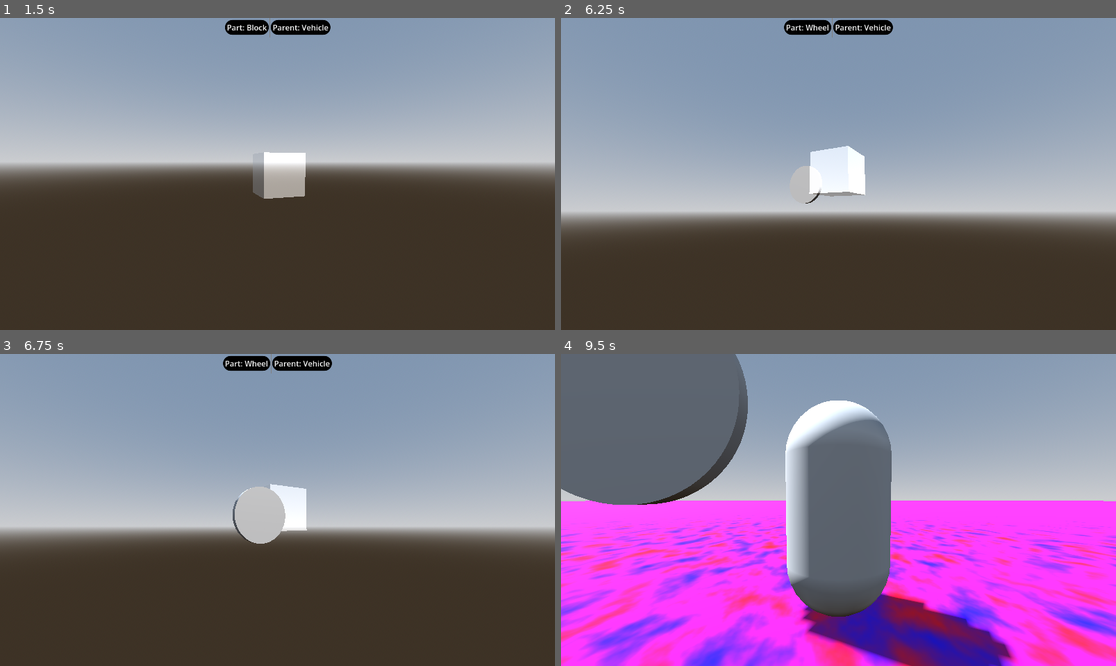
Above: before the commit, frames 1-4 (two rows, left to right).
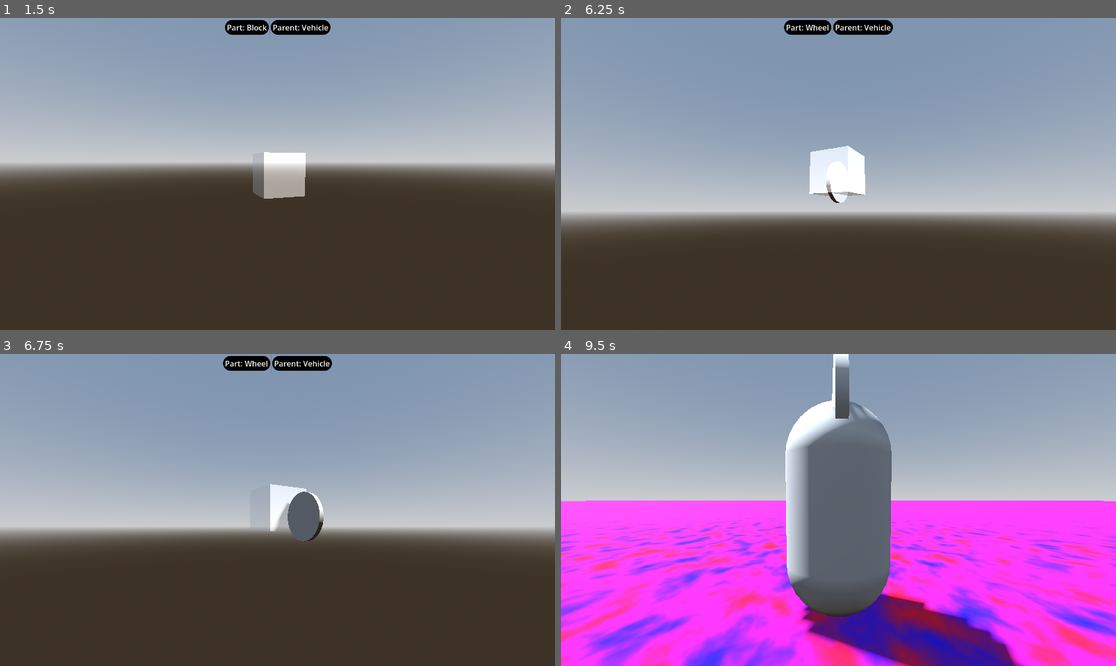
Above: after the commit, the same moments.

Repository: Jagdoggo/Trash-Mtash
Game: Godot game, scene res://node_3d.tscn
Two runs of this game, one before a commit and one after it. Both use one fixed random seed, a clock stepped at 60 frames per second and the inputs below.
Inputs (mouse positions are in pixels of both pictures, inside the frame that each line leads up to):
- Up to frame 1 (1.5 s): move the mouse to (305, 174) at 0.52 s; hold W (forward) from 0.53 s (still down); tap B (build) at 0.6 s; tap Space (jump) at 0.77 s; tap Y (delete part) at 0.8, 1.35 s; tap Enter at 1.25 s; move the mouse to (249, 174) at 1.27 s
- Up to frame 2 (6.25 s): tap Space (jump) at 1.52, 3.02, 3.77, 4.52, 6.02 s; tap Right (rotate +y, bound only after the commit) at 1.55, 2.1, 6.05 s; tap N (reset parent) at 2, 2.75, 3.5, 4.25, 5.75 s; move the mouse to (849, 167) at 2.02 s; tap . (rotate +z, bound only after the commit) at 2.3, 2.85 s; move the mouse to (832, 180) at 2.77 s; tap Left (rotate -y, bound only after the commit) at 3.05, 3.6 s; move the mouse to (877, 177) at 3.52 s; tap , (rotate -z, bound only after the commit) at 3.8, 4.35 s; move the mouse to (794, 170) at 4.27 s; tap B (build) at 4.55, 5.1 s; move the mouse to (844, 174) at 5.02 s; tap Y (delete part) at 5.3 s; move the mouse to (816, 167) at 5.77 s; release W (forward) at 5.78 s; hold E (cycle block right) from 5.78 s (still down); tap F (build part) at 5.85 s
- Up to frame 3 (6.75 s): move the mouse to (305, 510) at 6.52 s; release E (cycle block right) at 6.53 s; hold W (forward) from 6.53 s (still down); tap Y (delete part) at 6.6 s
- Up to frame 4 (9.5 s): tap Space (jump) at 6.77, 7.52, 9.02 s; tap . (rotate +z, bound only after the commit) at 6.8 s; move the mouse to (810, 510) at 7.27 s; tap V (drive) at 7.35 s; tap Left (rotate -y, bound only after the commit) at 7.55 s; move the mouse to (849, 503) at 8.02 s; tap U (set parent) at 8.1 s; tap , (rotate -z, bound only after the commit) at 8.3 s; move the mouse to (832, 516) at 8.77 s; release W (forward) at 8.78 s; hold Q (cycle block left) from 8.78 s (still down); tap P (switch drive dir) at 8.85 s; tap B (build) at 9.05 s

Frame 1 is identical in both runs. In frame 2, 0.2% of the frame differs, in the area x 42-52%, y 45-60%; in frame 3, 1.6%; in frame 4, 16%, in the area x 0-84%, y 0-100%.

Commit message:
Use concave slopes, add rotation & adjust inputs
Replace ConvexPolygonShape3D with ConcavePolygonShape3D and update transforms in slope scenes (1x_1_slope.tscn, 2x_1_slope.tscn) to fix collision representation. Add part rotation hotkeys and correct parent check in builder.gd so parts rotate around previewed children and removal uses $Vehicle. Apply a PhysicsMaterial override to the Vehicle in builder.tscn. Update project.godot input map: remap servo keys and add rotate (+/-x, +/-y, +/-z) and group-change actions. Increase servo speed from 30 to 60 in servo.gd.

Diff:
--- a/1x_1_slope.tscn
+++ b/1x_1_slope.tscn
@@ -1,13 +1,14 @@
 [gd_scene format=3 uid="uid://dqw1frx8hmdrv"]
 
-[sub_resource type="ConvexPolygonShape3D" id="ConvexPolygonShape3D_cl7vd"]
-points = PackedVector3Array(-0.5079365, -0.50793654, -0.50793654, 0.507921, 0.50793654, 0.50793654, 0.507921, 0.50793654, -0.50793654, 0.49998456, -0.5, 0.5, -0.5079365, -0.4761159, 0.50793654, 0.49998456, -0.5, -0.5, 0.47610083, 0.50793654, -0.50793654, -0.5079365, -0.50793654, 0.50793654, 0.47610083, 0.50793654, 0.50793654, -0.5079365, -0.4761159, -0.50793654)
+[sub_resource type="ConcavePolygonShape3D" id="ConcavePolygonShape3D_cl7vd"]
+data = PackedVector3Array(0.5, 0.5, 0.5, 0.5, -0.5, 0.5, -0.5, -0.5, 0.5, 0.5, 0.5, -0.5, -0.5, -0.5, -0.5, 0.5, -0.5, -0.5, 0.5, 0.5, 0.5, 0.5, 0.5, -0.5, 0.5, -0.5, 0.5, 0.5, 0.5, -0.5, 0.5, -0.5, -0.5, 0.5, -0.5, 0.5, 0.5, 0.5, -0.5, 0.5, 0.5, 0.5, -0.5, -0.5, -0.5, 0.5, 0.5, 0.5, -0.5, -0.5, 0.5, -0.5, -0.5, -0.5, -0.5, -0.5, 0.5, 0.5, -0.5, 0.5, -0.5, -0.5, -0.5, 0.5, -0.5, 0.5, 0.5, -0.5, -0.5, -0.5, -0.5, -0.5)
 
 [sub_resource type="PrismMesh" id="PrismMesh_5fwem"]
 left_to_right = 1.0
 
 [node name="1x1 Slope" type="CollisionShape3D" unique_id=767567029]
-shape = SubResource("ConvexPolygonShape3D_cl7vd")
+transform = Transform3D(-4.371139e-08, 0, 1, 0, 1, 0, -1, 0, -4.371139e-08, 0, 0, 0)
+shape = SubResource("ConcavePolygonShape3D_cl7vd")
 
 [node name="MeshInstance3D" type="MeshInstance3D" parent="." unique_id=647300879]
 mesh = SubResource("PrismMesh_5fwem")
--- a/2x_1_slope.tscn
+++ b/2x_1_slope.tscn
@@ -1,15 +1,15 @@
 [gd_scene format=3 uid="uid://cud6v1hauf2b8"]
 
-[sub_resource type="ConvexPolygonShape3D" id="ConvexPolygonShape3D_p87o3"]
-points = PackedVector3Array(0.9840524, 0.5316777, 0.53174603, -0.98508894, -0.499903, -0.5, 0.98508894, -0.499903, -0.5, 1.0158731, 0.5316777, -0.5158731, 0.954305, -0.4840326, 0.5, -0.9840524, -0.45230716, -0.5158731, -0.9840524, -0.45230716, 0.53174603, 1.0158731, 0.5316777, 0.53174603, 0.9840524, 0.5316777, -0.5158731, -1.0158731, -0.4839891, 0.53174603, -1.0158731, -0.4839891, -0.5158731)
+[sub_resource type="ConcavePolygonShape3D" id="ConcavePolygonShape3D_p87o3"]
+data = PackedVector3Array(1, 0.5, 0.5, 1, -0.5, 0.5, -1, -0.5, 0.5, 1, 0.5, -0.5, -1, -0.5, -0.5, 1, -0.5, -0.5, 1, 0.5, 0.5, 1, 0.5, -0.5, 1, -0.5, 0.5, 1, 0.5, -0.5, 1, -0.5, -0.5, 1, -0.5, 0.5, 1, 0.5, -0.5, 1, 0.5, 0.5, -1, -0.5, -0.5, 1, 0.5, 0.5, -1, -0.5, 0.5, -1, -0.5, -0.5, -1, -0.5, 0.5, 1, -0.5, 0.5, -1, -0.5, -0.5, 1, -0.5, 0.5, 1, -0.5, -0.5, -1, -0.5, -0.5)
 
 [sub_resource type="PrismMesh" id="PrismMesh_p87o3"]
 left_to_right = 1.0
 size = Vector3(2, 1, 1)
 
 [node name="2x1 Slope" type="CollisionShape3D" unique_id=767567029]
-transform = Transform3D(1, 0, 0, 0, 1, 0, 0, 0, 1, -0.5, 0, 0)
-shape = SubResource("ConvexPolygonShape3D_p87o3")
+transform = Transform3D(-4.371139e-08, 0, 1, 0, 1, 0, -1, 0, -4.371139e-08, 0, 0, 0.5)
+shape = SubResource("ConcavePolygonShape3D_p87o3")
 
 [node name="MeshInstance3D" type="MeshInstance3D" parent="." unique_id=647300879]
 mesh = SubResource("PrismMesh_p87o3")
--- a/builder.gd
+++ b/builder.gd
@@ -49,7 +49,7 @@
 		if Input.is_action_just_pressed("delete part"):
 			for child in vehicle.get_children():
 				if preview.position.distance_squared_to(child.position) < 0.25:
-					if child.get_parent() != self:
+					if child.get_parent() != $Vehicle:
 						var index = $Vehicle.parented_parts.find(child)
 						$Vehicle.parented_parts.remove_at(index)
 						$Vehicle.reparented_parts.remove_at(index)
@@ -58,6 +58,14 @@
 			for child in vehicle.get_children():
 				if preview.position.distance_squared_to(child.position) < 0.25 and child is Servo:
 					current_parent = child.rotation_point
+		var y = int(Input.is_action_just_pressed("rotate +y")) - int(Input.is_action_just_pressed("rotate -y"))
+		var x = int(Input.is_action_just_pressed("rotate +x")) - int(Input.is_action_just_pressed("rotate -x"))
+		var z = int(Input.is_action_just_pressed("rotate +z")) - int(Input.is_action_just_pressed("rotate -z"))
+		for child in vehicle.get_children():
+			if preview.position.distance_squared_to(child.position) < 0.25:
+				child.rotate_y(y * 1.5708)
+				child.rotate_x(x * 1.5708)
+				child.rotate_z(z * 1.5708)
 		if Input.is_action_just_pressed("reset parent"):
 			current_parent = $Vehicle
 		if not current_parent:
--- a/builder.tscn
+++ b/builder.tscn
@@ -22,6 +22,10 @@
 background_mode = 2
 sky = SubResource("Sky_nebbf")
 tonemap_mode = 2
+
+[sub_resource type="PhysicsMaterial" id="PhysicsMaterial_u3nas"]
+friction = 1.2
+rough = true
 
 [sub_resource type="StyleBoxFlat" id="StyleBoxFlat_3uvuy"]
 bg_color = Color(0, 0, 0, 1)
@@ -50,6 +54,7 @@
 environment = SubResource("Environment_h00wr")
 
 [node name="Vehicle" type="VehicleBody3D" parent="." unique_id=1733489642]
+physics_material_override = SubResource("PhysicsMaterial_u3nas")
 freeze = true
 script = ExtResource("6_ucbhk")
 
--- a/project.godot
+++ b/project.godot
@@ -20,25 +20,21 @@
 left={
 "deadzone": 0.2,
 "events": [Object(InputEventKey,"resource_local_to_scene":false,"resource_name":"","device":-1,"window_id":0,"alt_press …(191 unchanged characters)…
-, Object(InputEventKey,"resource_local_to_scene":false,"resource_name":"","device":-1,"window_id":0,"alt_pressed":false,"shift_pressed":false,"ctrl_pressed":false,"meta_pressed":false,"pressed":false,"keycode":0,"physical_keycode":4194319,"key_label":0,"unicode":0,"location":0,"echo":false,"script":null)
 ]
 }
 right={
 "deadzone": 0.2,
 "events": [Object(InputEventKey,"resource_local_to_scene":false,"resource_name":"","device":-1,"window_id":0,"alt_press …(192 unchanged characters)…
-, Object(InputEventKey,"resource_local_to_scene":false,"resource_name":"","device":-1,"window_id":0,"alt_pressed":false,"shift_pressed":false,"ctrl_pressed":false,"meta_pressed":false,"pressed":false,"keycode":0,"physical_keycode":4194321,"key_label":0,"unicode":0,"location":0,"echo":false,"script":null)
 ]
 }
 forward={
 "deadzone": 0.2,
 "events": [Object(InputEventKey,"resource_local_to_scene":false,"resource_name":"","device":-1,"window_id":0,"alt_press …(192 unchanged characters)…
-, Object(InputEventKey,"resource_local_to_scene":false,"resource_name":"","device":-1,"window_id":0,"alt_pressed":false,"shift_pressed":false,"ctrl_pressed":false,"meta_pressed":false,"pressed":false,"keycode":0,"physical_keycode":4194320,"key_label":0,"unicode":0,"location":0,"echo":false,"script":null)
 ]
 }
 backward={
 "deadzone": 0.2,
 "events": [Object(InputEventKey,"resource_local_to_scene":false,"resource_name":"","device":-1,"window_id":0,"alt_press …(192 unchanged characters)…
-, Object(InputEventKey,"resource_local_to_scene":false,"resource_name":"","device":-1,"window_id":0,"alt_pressed":false,"shift_pressed":false,"ctrl_pressed":false,"meta_pressed":false,"pressed":false,"keycode":0,"physical_keycode":4194322,"key_label":0,"unicode":0,"location":0,"echo":false,"script":null)
 ]
 }
 quit={
@@ -113,12 +109,52 @@
 }
 "servo forward"={
 "deadzone": 0.2,
-"events": [Object(InputEventKey,"resource_local_to_scene":fa …(141 unchanged characters)… ":false,"keycode":0,"physical_keycode":49,"key_label":0,"unicode":49,"location":0,"echo":false,"script":null)
+"events": [Object(InputEventKey,"resource_local_to_scene":fa …(141 unchanged characters)… ":false,"keycode":0,"physical_keycode":4194320,"key_label":0,"unicode":0,"location":0,"echo":false,"script":null)
 ]
 }
 "servo back"={
 "deadzone": 0.2,
-"events": [Object(InputEventKey,"resource_local_to_scene":fa …(140 unchanged characters)… d":false,"keycode":0,"physical_keycode":50,"key_label":0,"unicode":50,"location":0,"echo":false,"script":null)
+"events": [Object(InputEventKey,"resource_local_to_scene":fa …(140 unchanged characters)… d":false,"keycode":0,"physical_keycode":4194322,"key_label":0,"unicode":0,"location":0,"echo":false,"script":null)
+]
+}
+"rotate -y"={
+"deadzone": 0.2,
+"events": [Object(InputEventKey,"resource_local_to_scene":false,"resource_name":"","device":-1,"window_id":0,"alt_pressed":false,"shift_pressed":false,"ctrl_pressed":false,"meta_pressed":false,"pressed":false,"keycode":0,"physical_keycode":4194319,"key_label":0,"unicode":0,"location":0,"echo":false,"script":null)
+]
+}
+"rotate +y"={
+"deadzone": 0.2,
+"events": [Object(InputEventKey,"resource_local_to_scene":false,"resource_name":"","device":-1,"window_id":0,"alt_pressed":false,"shift_pressed":false,"ctrl_pressed":false,"meta_pressed":false,"pressed":false,"keycode":0,"physical_keycode":4194321,"key_label":0,"unicode":0,"location":0,"echo":false,"script":null)
+]
+}
+"rotate -x"={
+"deadzone": 0.2,
+"events": [Object(InputEventKey,"resource_local_to_scene":false,"resource_name":"","device":-1,"window_id":0,"alt_pressed":false,"shift_pressed":false,"ctrl_pressed":false,"meta_pressed":false,"pressed":false,"keycode":0,"physical_keycode":4194320,"key_label":0,"unicode":0,"location":0,"echo":false,"script":null)
+]
+}
+"rotate +x"={
+"deadzone": 0.2,
+"events": [Object(InputEventKey,"resource_local_to_scene":false,"resource_name":"","device":-1,"window_id":0,"alt_pressed":false,"shift_pressed":false,"ctrl_pressed":false,"meta_pressed":false,"pressed":false,"keycode":0,"physical_keycode":4194322,"key_label":0,"unicode":0,"location":0,"echo":false,"script":null)
+]
+}
+"rotate -z"={
+"deadzone": 0.2,
+"events": [Object(InputEventKey,"resource_local_to_scene":false,"resource_name":"","device":-1,"window_id":0,"alt_pressed":false,"shift_pressed":false,"ctrl_pressed":false,"meta_pressed":false,"pressed":false,"keycode":0,"physical_keycode":44,"key_label":0,"unicode":44,"location":0,"echo":false,"script":null)
+]
+}
+"rotate +z"={
+"deadzone": 0.2,
+"events": [Object(InputEventKey,"resource_local_to_scene":false,"resource_name":"","device":-1,"window_id":0,"alt_pressed":false,"shift_pressed":false,"ctrl_pressed":false,"meta_pressed":false,"pressed":false,"keycode":0,"physical_keycode":46,"key_label":0,"unicode":46,"location":0,"echo":false,"script":null)
+]
+}
+"change active group left"={
+"deadzone": 0.2,
+"events": [Object(InputEventKey,"resource_local_to_scene":false,"resource_name":"","device":-1,"window_id":0,"alt_pressed":false,"shift_pressed":false,"ctrl_pressed":false,"meta_pressed":false,"pressed":false,"keycode":0,"physical_keycode":71,"key_label":0,"unicode":103,"location":0,"echo":false,"script":null)
+]
+}
+"change active group right"={
+"deadzone": 0.2,
+"events": [Object(InputEventKey,"resource_local_to_scene":false,"resource_name":"","device":-1,"window_id":0,"alt_pressed":false,"shift_pressed":false,"ctrl_pressed":false,"meta_pressed":false,"pressed":false,"keycode":0,"physical_keycode":72,"key_label":0,"unicode":104,"location":0,"echo":false,"script":null)
 ]
 }
 
--- a/servo.gd
+++ b/servo.gd
@@ -2,7 +2,7 @@
 class_name Servo
 
 @export var rotation_point : Node3D
-@export var speed : float = 30
+@export var speed : float = 60
 
 func _process(delta: float) -> void:
 	var input = float(Input.get_axis("servo back","servo forward"))
